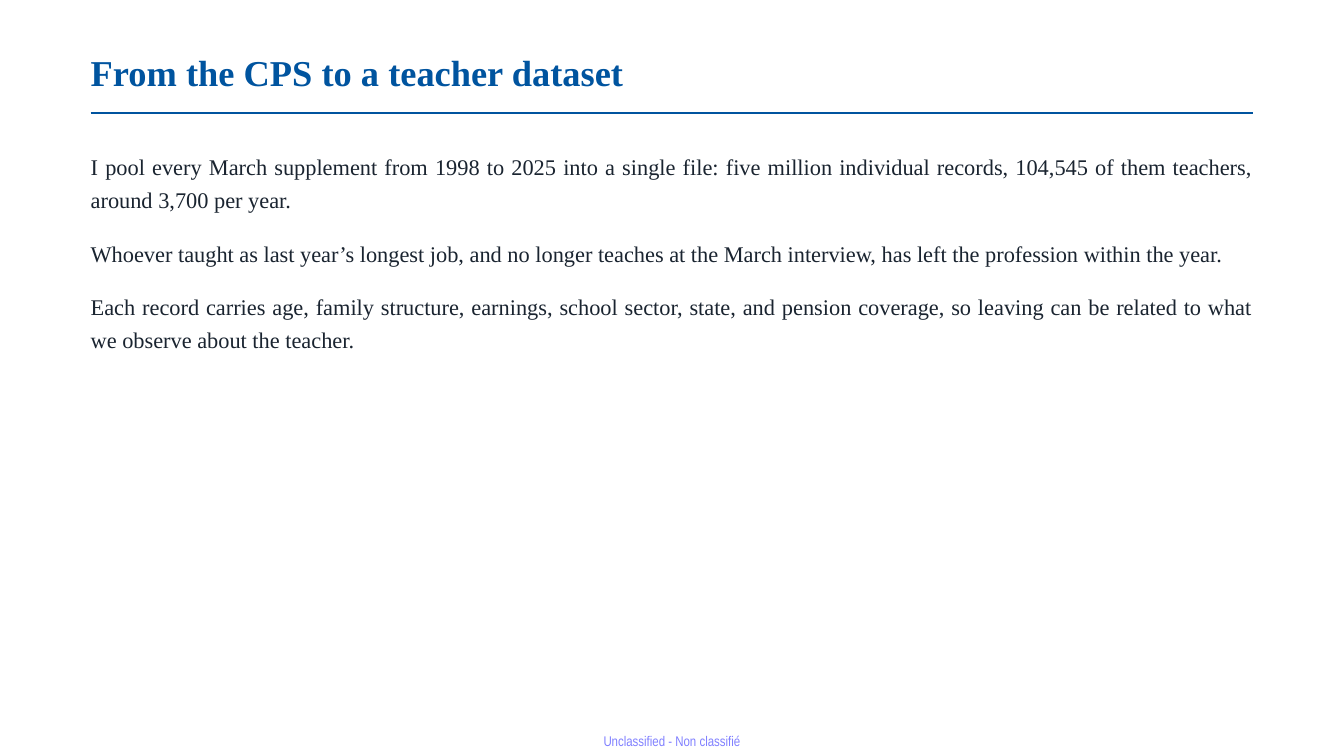
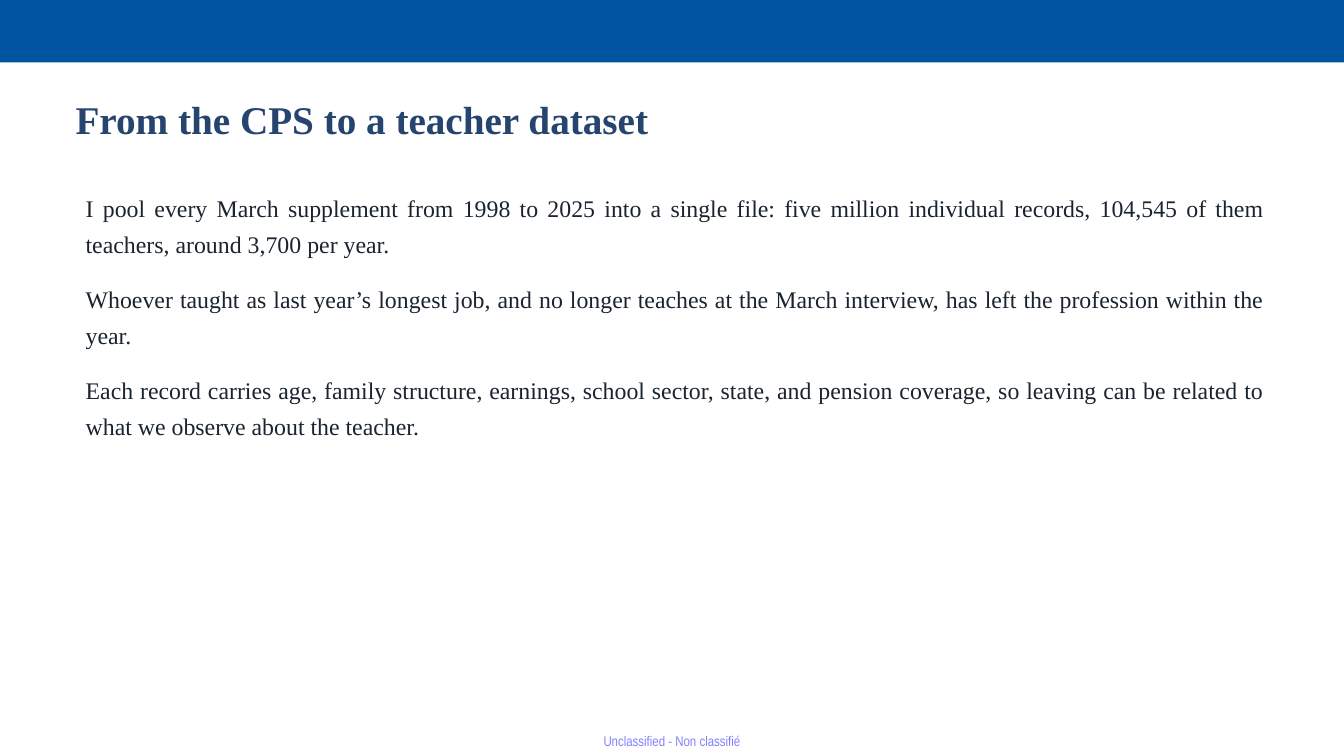
Before and after one commit to jedr1-ship-it/Alternative-Pathways----Quant, a slide deck: slide 6 of report/Proyect_US_v4.pptx (slide 5 before the commit). Drawn at 1344x756 pixels with LibreOffice and Linux fonts; fonts in the diff are those of the drawing. Boxes give left, top, right and bottom in pixels: in the first picture for what was removed or moved away, otherwise in the second. Text is boxed around its words. In the diff, an @@ line names an element or a change of style, - is before the commit and + after.

```diff
--- a/report/Proyect_US_v4.pptx
+++ b/report/Proyect_US_v4.pptx
@@ rectangle added at bbox=[0, 0, 1344, 63], fill #00549F @@
@@ text "From the CPS to a ...": place and size @@
-text "From the CPS to a ..." at bbox=[91, 60, 623, 87]
+text "From the CPS to a ..." at bbox=[76, 106, 648, 135]
@@ text "From the CPS to a ..." at bbox=[76, 106, 648, 135]: size 26 to 28 pt, text colour #00549F to #26456E @@
@@ line removed from (91, 113) to (1253, 113) @@
@@ text "I pool every March supplement ...": place and size @@
-text "I pool every March supplement ..." at bbox=[91, 159, 1252, 349]
+text "I pool every March supplement ..." at bbox=[86, 200, 1263, 436]
@@ text "I pool every March supplement ..." at bbox=[86, 200, 1263, 436]: size 16 to 17 pt; line spacing 24pt to 25.5pt @@
```
Also in this commit, not shown: 12 other slides changed, 1 slide added, 1 other file.
